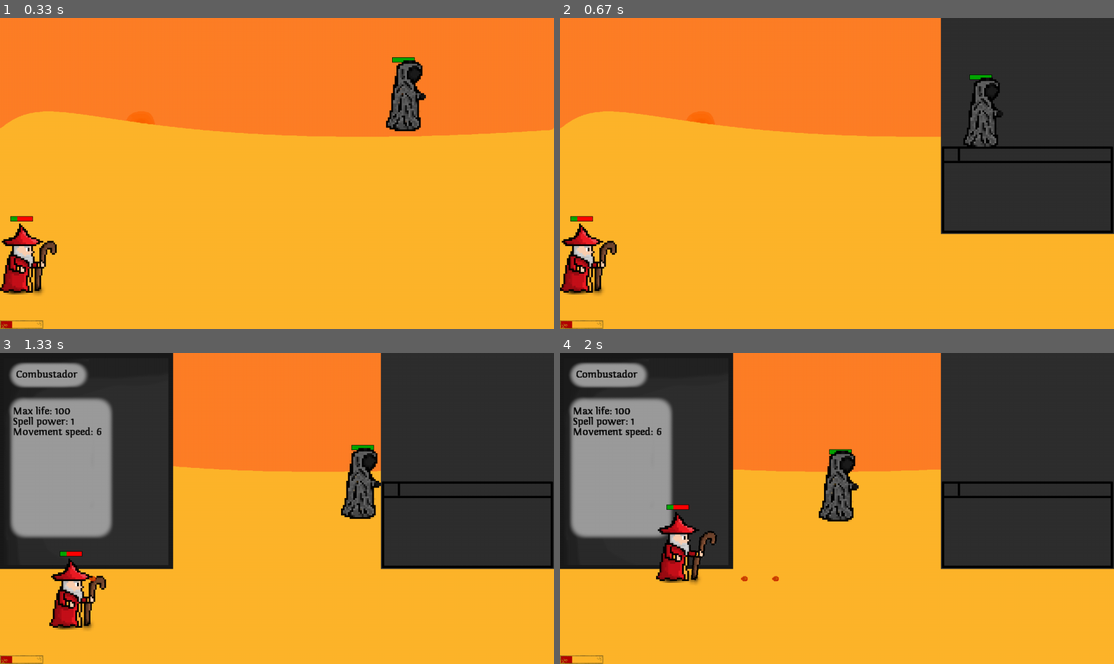
Above: before the commit, frames 1-4 (two rows, left to right).
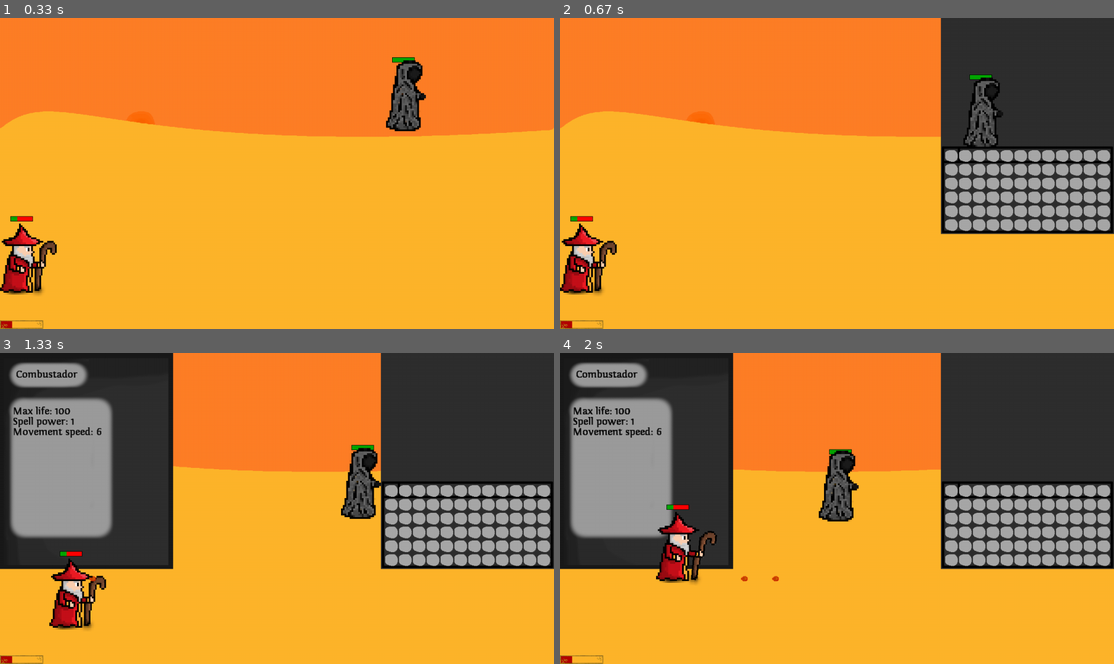
Above: after the commit, the same moments.

Repository: sorennx/Pygame-Project
Game: pygame game, started from src/main.py
Two runs of this game, one before a commit and one after it. Both use one fixed random seed, a clock stepped at 60 frames per second and the inputs below.
Inputs (mouse positions are in pixels of both pictures, inside the frame that each line leads up to):
- Up to frame 1 (0.33 s): no input
- Up to frame 2 (0.67 s): tap I at 0.33 s
- Up to frame 3 (1.33 s): click (393, 489) at 0.72 s; hold D from 1 s (still down); tap X at 1.07 s; tap C at 1.15 s
- Up to frame 4 (2 s): tap X at 1.37, 1.57, 1.9 s; release D at 1.47 s; hold W 1.5-1.8 s; hold D from 1.83 s (still down); tap Z at 1.98 s

Frame 1 is identical in both runs. In frame 2, 5.5% of the frame differs, in the area x 69-100%, y 42-69%; in frame 3, 5.5%; in frame 4, 5.5%.

Commit message:
v0.0.21 - more groundwork for inventoryWindow - added InventorySocket

Diff:
--- /dev/null
+++ b/ideas.txt
@@ -0,0 +1,24 @@
+General ideas:
+
+- A mage [PolishWizard69] who can't dodge spikes - an ally that you need to keep alive in a room full of spikes on the ground
+- Double-headed douchebag - one head is Peekz, the other one is Kayleth - kayleth screams,
+The evil baker voice lines:
+	I will shove baguette down your throat!
+
+
+Character ideas:
+
+Dan the Abacus - banker in the town, guy knows maths really good
+
+Lil - friendly danish adventurer you meet on several ocassions
+
+Kanye the Baker - baker in town, loves pastery and bread
+
+Brad 'Garlic Bread' Bradley - 	Kanye's son, Kanye the baker loves the bread so much he wanted to name his son Bread,
+		but his wife did not let him and it settled on Brad. Loves garlic brad, I mean bread
+
+Kes the leader/general/mayor - the guy in charge of something including managing people that do not listen
+
+Boss ideas:
+
+Peekz & Kayleth - one head is Peekz, the other one is Kayleth - both scream at each other and the player
--- a/src/MainHero.py
+++ b/src/MainHero.py
@@ -47,6 +47,8 @@
         self.inventoryWindow = InventoryWindow(self.window, self)
         self.inventoryWindowGroup.add(self.inventoryWindow)
 
+
+
         #Hero weapon related stuff:
         self.weaponXoffset = 66
         self.weaponYoffset = 56
@@ -221,6 +223,8 @@
                     elif self.inventoryWindow.isOpen ==True:
                         self.inventoryWindow.isOpen = False
 
+
+
         if self.charSheetWindow.isOpen:
             self.charSheetWindowGroup.update()
             self.charSheetWindowGroup.draw(self.window)
--- a/src/UserInterface.py
+++ b/src/UserInterface.py
@@ -71,17 +71,70 @@
         self.hero = hero
         self.isOpen = False
 
-        self.inventorySlots = 50
-        self.inventoryList = [] #todo: save inventory
+        self.inventorySlotsColumns = 12
+        self.inventorySlotsRows = 6
+        self.slotSize = 32
+        self.inventorySlotDist = 5
+        self.inventorySlotsList = []
+        self.inventoryItemList = [] #todo: save inventory
+        self.inventorySlotGroup = pygame.sprite.Group()
+        self.inventorySlotStartXcord = 8
+        self.inventorySlotStartYcord = 303
         self.image = pygame.image.load(os.path.join('./assets/UI/InventoryWindow','InventoryWindow.png'))
         self.rect = self.image.get_rect()
         self.rect.x = self.hero.game.width - self.image.get_width()
 
+        #Run on init
+        self.createSockets()
+
+
+    def createSockets(self):
+        for j in range(self.inventorySlotsRows):
+            self.createSocketRow(j)
+
+    def createSocketRow(self,j):
+        for i in range(self.inventorySlotsColumns):
+            t = InventorySocket(self, self.inventorySlotStartXcord + (i * self.slotSize),
+                                self.inventorySlotStartYcord + (j * self.slotSize), self.hero, [i, j])
+            self.inventorySlotsList.append(t)
+            self.inventorySlotGroup.add(t)
+
     def drawItems(self):
+
         pass
 
+
     def update(self):
-        self.drawItems()
+
+        if self.isOpen:
+            self.drawItems()
+            self.inventorySlotGroup.update()
+            self.inventorySlotGroup.draw(self.image)
+
+
+class InventorySocket(pygame.sprite.DirtySprite):
+    def __init__(self, inventory, x, y, hero,ij, item=None, size=32):
+        super().__init__()
+        self.hero = hero
+        self.inventory = inventory
+        self.size = size
+        self.item = item
+        self.image = pygame.image.load(os.path.join('./assets/UI/InventoryWindow','InventorySlot.png'))
+        self.rect = self.image.get_rect()
+        self.rect.x = x
+        self.rect.y = y
+        self.ij = ij
+        #print(self.rect.x+self.inventory.rect.x,self.rect.y+self.inventory.rect.y)
+
+    def update(self):
+
+        for event in self.hero.events:
+            if event.type == pygame.MOUSEBUTTONDOWN:
+                x, y = event.pos
+                if x in range (self.rect.x+self.inventory.rect.x,self.rect.x+self.inventory.rect.x+self.size) and y in range(self.rect.y+self.inventory.rect.y,self.rect.y+self.inventory.rect.y+self.size):
+                    print(f"Clicking on a socket {self.ij}, {self.rect.x+self.inventory.rect.x,self.rect.y+self.inventory.rect.y}")
+
+
 
 class EquipmentWindow():
     pass
Binary file added: assets/UI/InventoryWindow/InventorySlot.png
Not shown, added: assets/UI/InventoryWindow/InventorySlot.xcf
